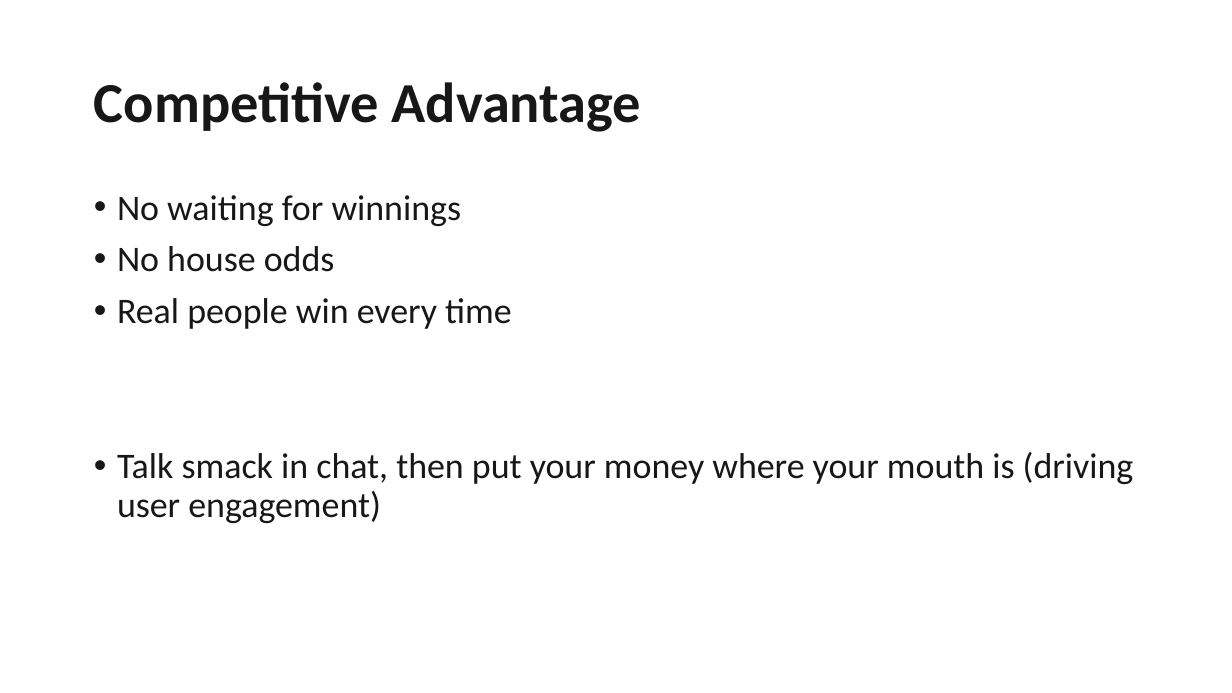
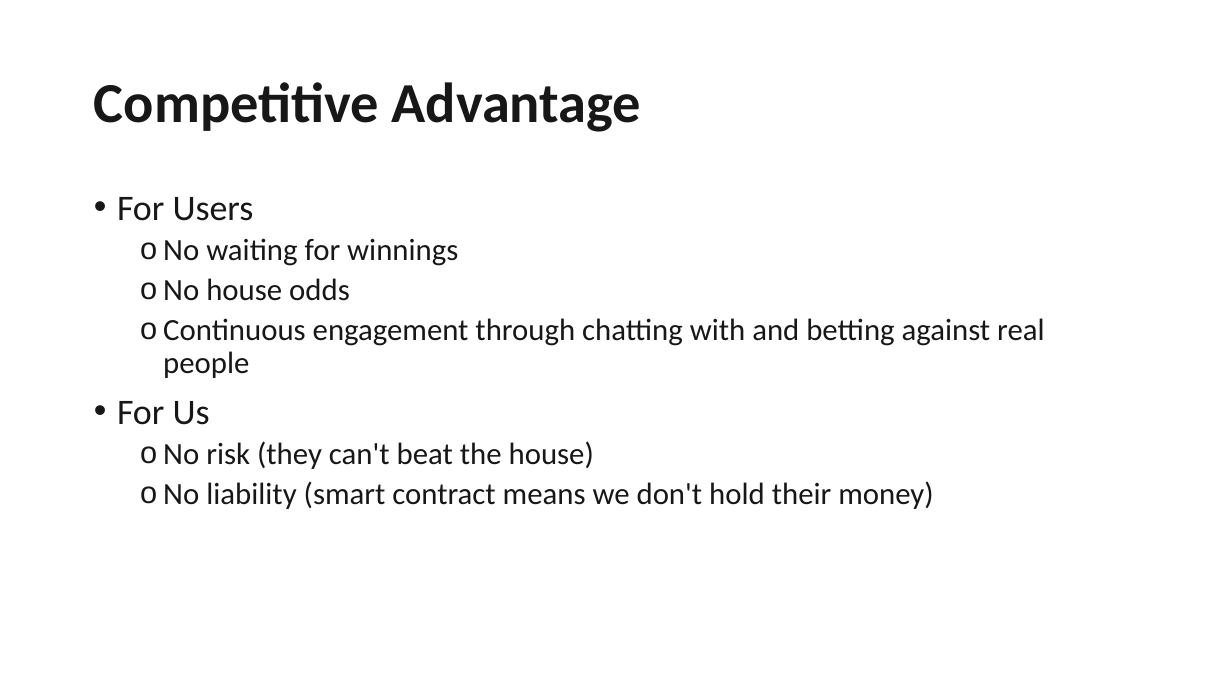
Before and after one commit to geektechniquestudios/ChessWager, a slide deck: slide 7 of brand-assets/pitch-deck/ChessWagerPitchDeck.pptx (slide 6 before the commit). Drawn at 1232x693 pixels with LibreOffice and Linux fonts; fonts in the diff are those of the drawing. Boxes give left, top, right and bottom in pixels: in the first picture for what was removed or moved away, otherwise in the second. Text is boxed around its words. In the diff, an @@ line names an element or a change of style, - is before the commit and + after.

```diff
--- a/brand-assets/pitch-deck/ChessWagerPitchDeck.pptx
+++ b/brand-assets/pitch-deck/ChessWagerPitchDeck.pptx
@@ text at bbox=[117, 197, 254, 221]: paragraph added @@
+• For Users
@@ text at bbox=[163, 238, 458, 301]: size 28 to 24 pt in "No waiting for winnings", "No house odds"; bullet • to o; list level 1 to 2 in "No waiting for winnings"; list level 1 to 2 in "No house odds" @@
@@ text at bbox=[117, 318, 1044, 509]: text changed; size 28 to 24 pt @@
-• Real people win every time
-• Talk smack in chat, then put your money where your mouth is (driving user engagement)
+  o Continuous engagement through chatting with and betting against real people
+• For Us
+  o No risk (they can't beat the house)
+  o No liability (smart contract means we don't hold their money)
```
Also in this commit, not shown: 4 other slides changed, 2 slides added.
